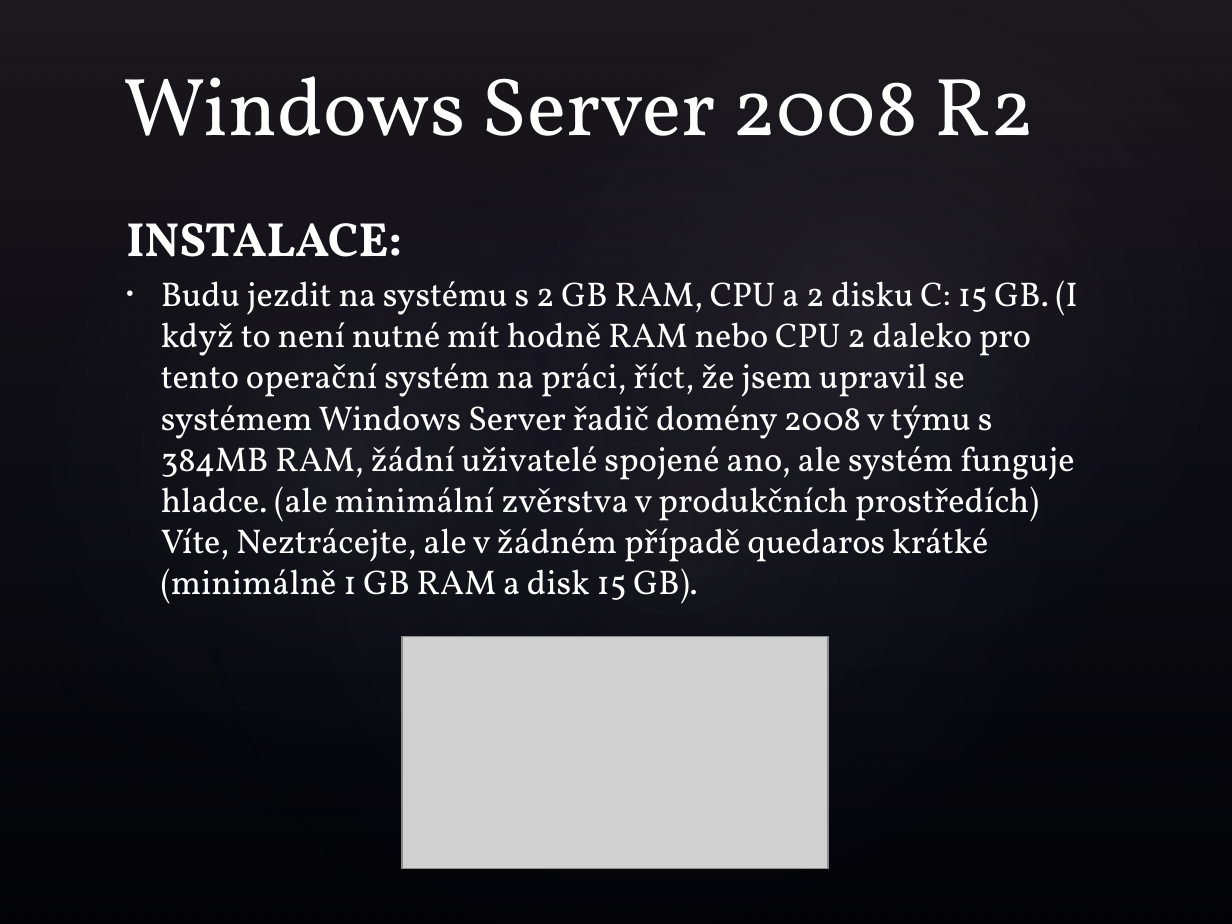
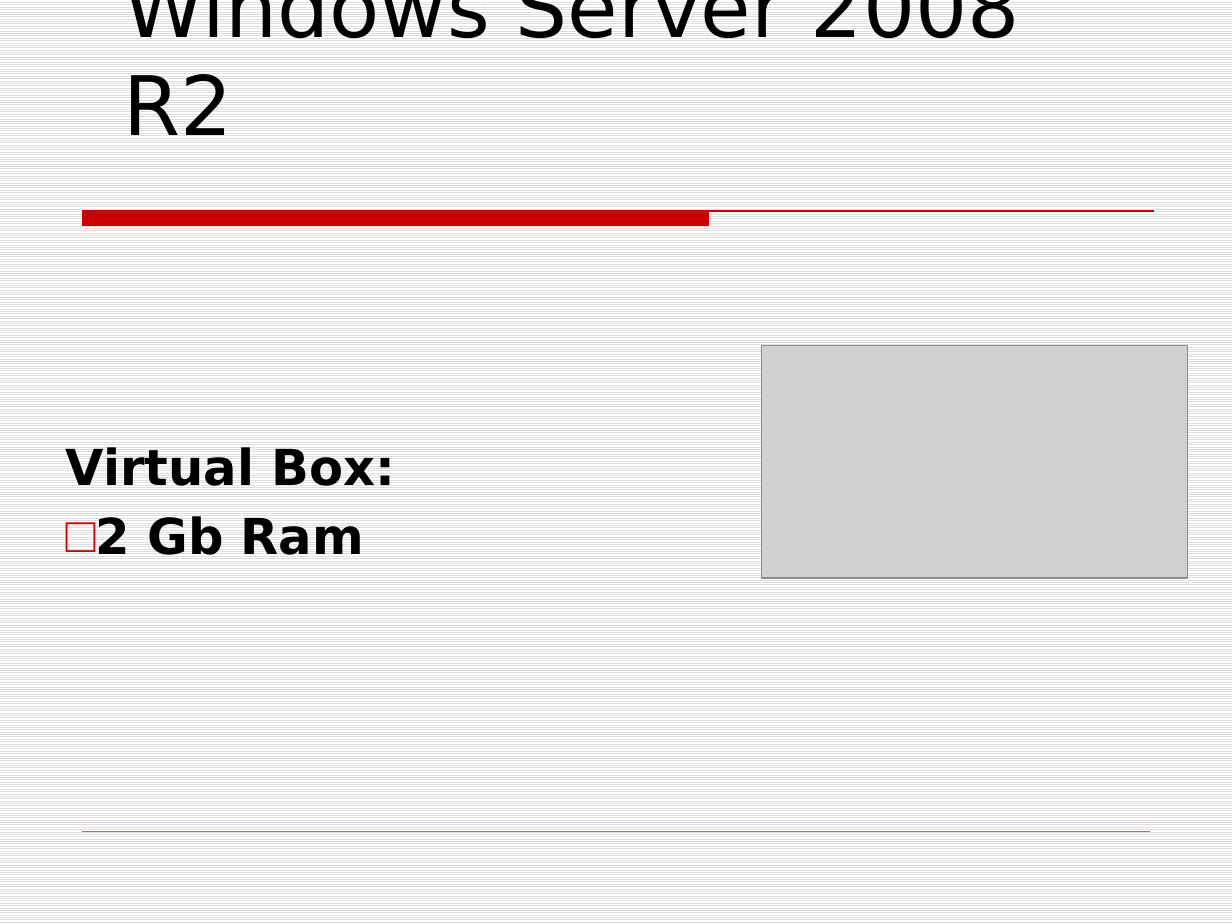
Before and after one commit to Petr8072/trida, a slide deck: slide 6 of Windows Server 2008 R2.pptx (slide 5 before the commit). Drawn at 1232x924 pixels with LibreOffice and Linux fonts; fonts in the diff are those of the drawing; grey boxes stand for pictures; background and template pictures are left out. Boxes give left, top, right and bottom in pixels: in the first picture for what was removed or moved away, otherwise in the second. Text is boxed around its words. In the diff, an @@ line names an element or a change of style, - is before the commit and + after.

```diff
--- a/Windows Server 2008 R2.pptx
+++ b/Windows Server 2008 R2.pptx
@@ background picture (left out) to pattern #DDDDDD on #FFFFFF @@
@@ rectangle removed at <box>0,0,1232,924</box> @@
@@ ellipse removed at <box>0,0,765,924</box> @@
@@ ellipse removed at <box>56,0,1232,924</box> @@
@@ text "Windows Server 2008 R2" at <box>124,0,1020,135</box>: font Vollkorn to DejaVu Sans, text colour #FFFFFF to #000000 @@
@@ ellipse removed at <box>338,0,1232,837</box> @@
@@ freeform shape added at <box>83,211,1154,225</box>, fill #CC0000, outline #CC0000 0.75 pt @@
@@ picture: place and size @@
-picture at <box>402,637,828,870</box>
+picture at <box>761,346,1188,579</box>
@@ text at <box>66,447,395,555</box>: text changed; size 20 to 29 pt; font Vollkorn to DejaVu Sans; text colour #FFFFFF to #000000; bold on @@
-INSTALACE:
-• Budu jezdit na systému s 2 GB RAM, CPU a 2 disku C: 15 GB. (I když to není nutné mít hodně RAM nebo CPU 2 daleko pro tento operační systém na práci, říct, že jsem upravil se systémem Windows Server řadič domény 2008 v týmu s 384MB RAM, žádní uživatelé spojené ano, ale systém funguje hladce. (ale minimální zvěrstva v produkčních prostředích) Víte, Neztrácejte, ale v žádném případě quedaros krátké (minimálně 1 GB RAM a disk 15 GB).
+Virtual Box:
+□ 2 Gb Ram
@@ line added from (83, 832) to (1149, 832), #CC0000 0.25 pt @@
```
Also in this commit, not shown: 12 other slides changed, 5 slides added, 3 slides removed.
